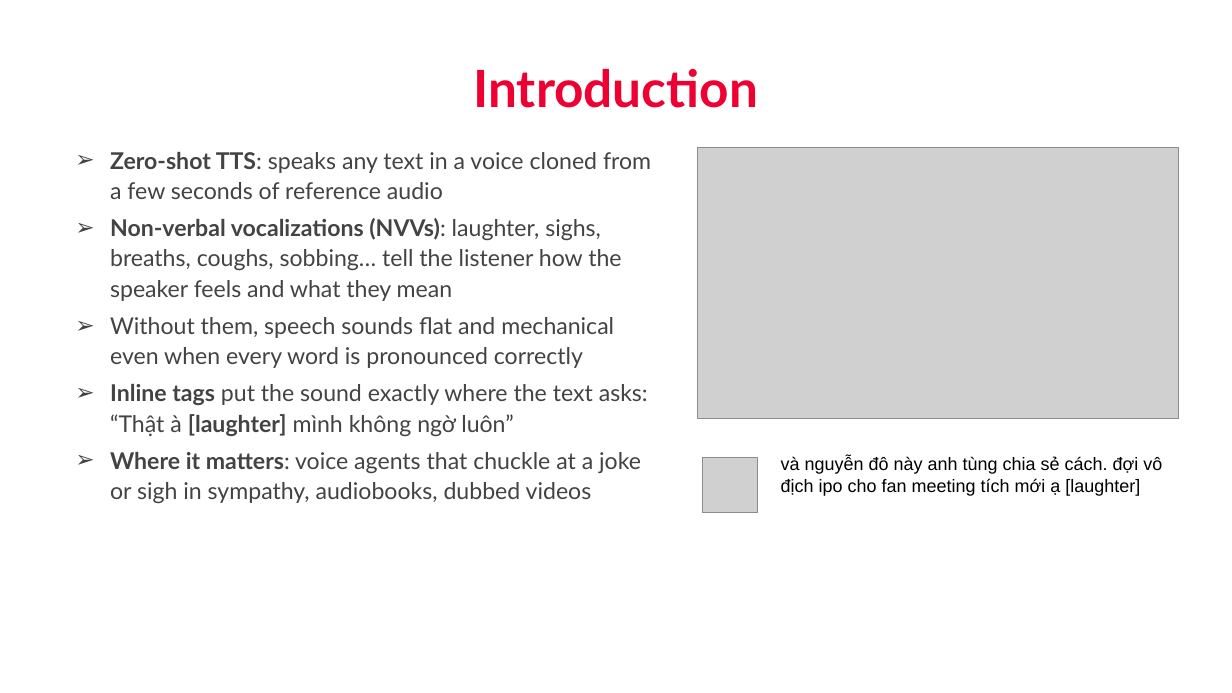
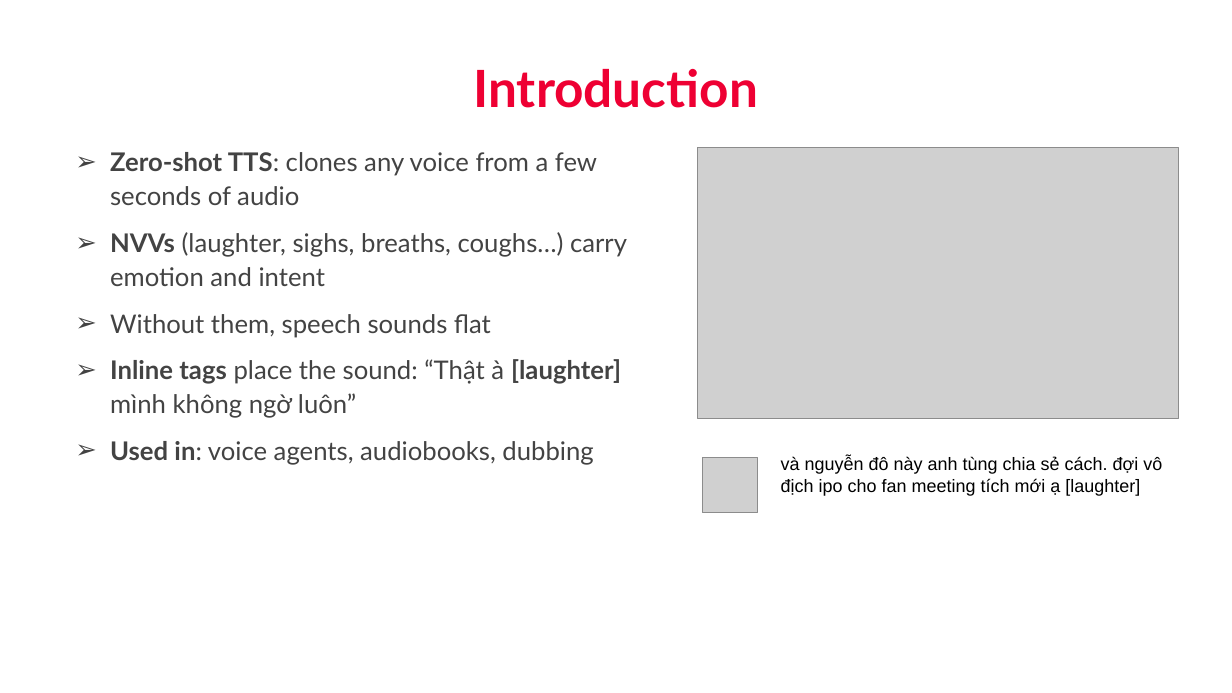
Before and after one commit to nhakanasi/VDT_GD2, a slide deck: slide 3 of Method.pptx. Drawn at 1232x693 pixels with LibreOffice and Linux fonts; fonts in the diff are those of the drawing; grey boxes stand for pictures; background and template pictures are left out. Boxes give left, top, right and bottom in pixels: in the first picture for what was removed or moved away, otherwise in the second. Text is boxed around its words. In the diff, an @@ line names an element or a change of style, - is before the commit and + after.

```diff
--- a/Method.pptx
+++ b/Method.pptx
@@ text at (110,152,627,465): text changed; size 18 to 20 pt @@
-➢ Zero-shot TTS: speaks any text in a voice cloned from a few seconds of reference audio
-➢ Non-verbal vocalizations (NVVs): laughter, sighs, breaths, coughs, sobbing… tell the listener how the speaker feels and what they mean
-➢ Without them, speech sounds flat and mechanical even when every word is pronounced correctly
-➢ Inline tags put the sound exactly where the text asks: “Thật à [laughter] mình không ngờ luôn”
-➢ Where it matters: voice agents that chuckle at a joke or sigh in sympathy, audiobooks, dubbed videos
+➢ Zero-shot TTS: clones any voice from a few seconds of audio
+➢ NVVs (laughter, sighs, breaths, coughs…) carry emotion and intent
+➢ Without them, speech sounds flat
+➢ Inline tags place the sound: “Thật à [laughter] mình không ngờ luôn”
+➢ Used in: voice agents, audiobooks, dubbing
```
Also in this commit, not shown: 9 other slides changed, 2 slides added.
